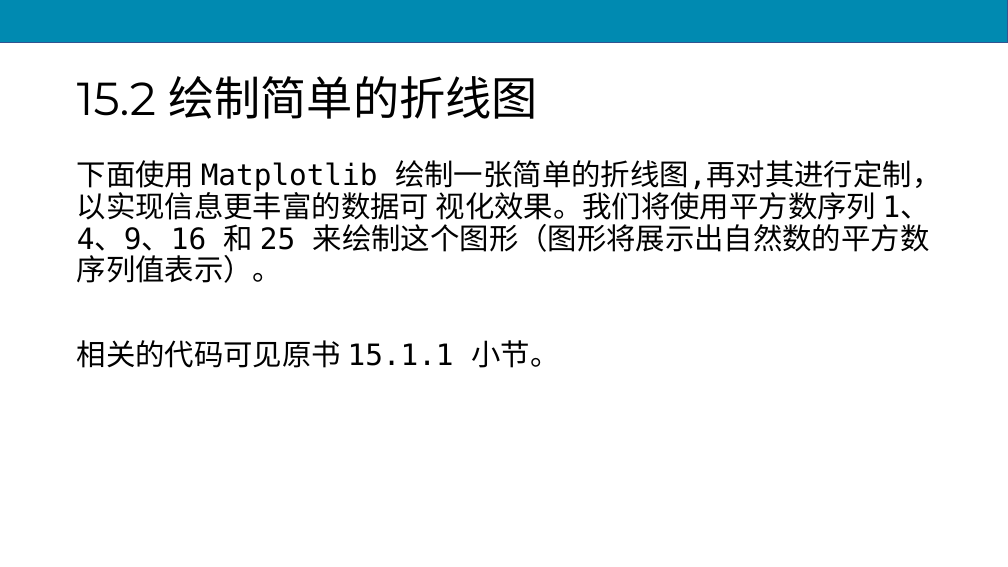
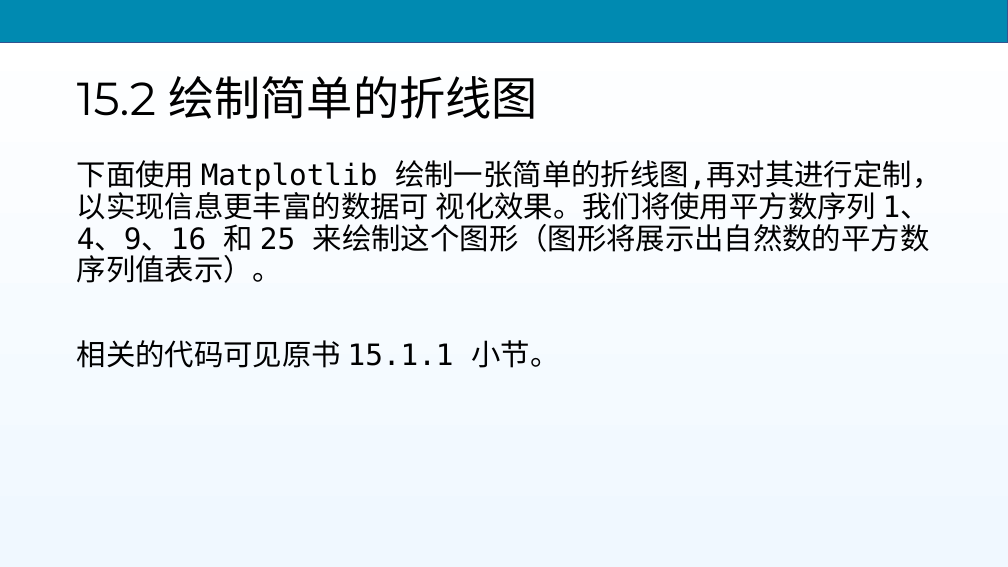
Before and after one commit to Superoldman96/pcc_3e_slides, a slide deck: slide 6 of PPT/chapter15.pptx. Drawn at 1008x567 pixels with LibreOffice and Linux fonts; fonts in the diff are those of the drawing; background and template pictures are left out. Boxes give left, top, right and bottom in pixels: in the first picture for what was removed or moved away, otherwise in the second. Text is boxed around its words. In the diff, an @@ line names an element or a change of style, - is before the commit and + after.

```diff
--- a/PPT/chapter15.pptx
+++ b/PPT/chapter15.pptx
@@ background #FFFFFF to gradient #FFFFFF to #F0F8FF @@
```
Also in this commit, not shown: 26 other slides changed, 39 other files.
